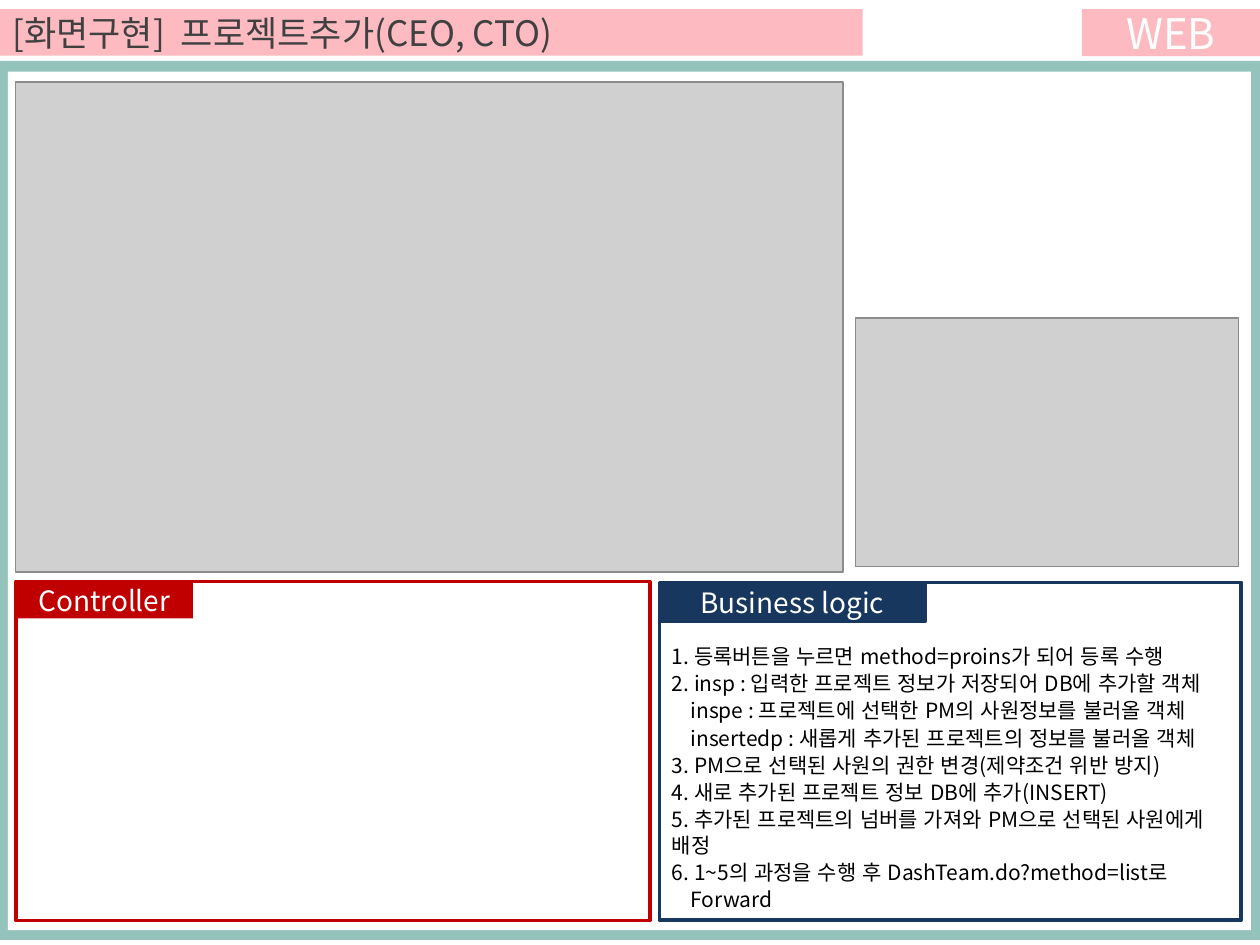
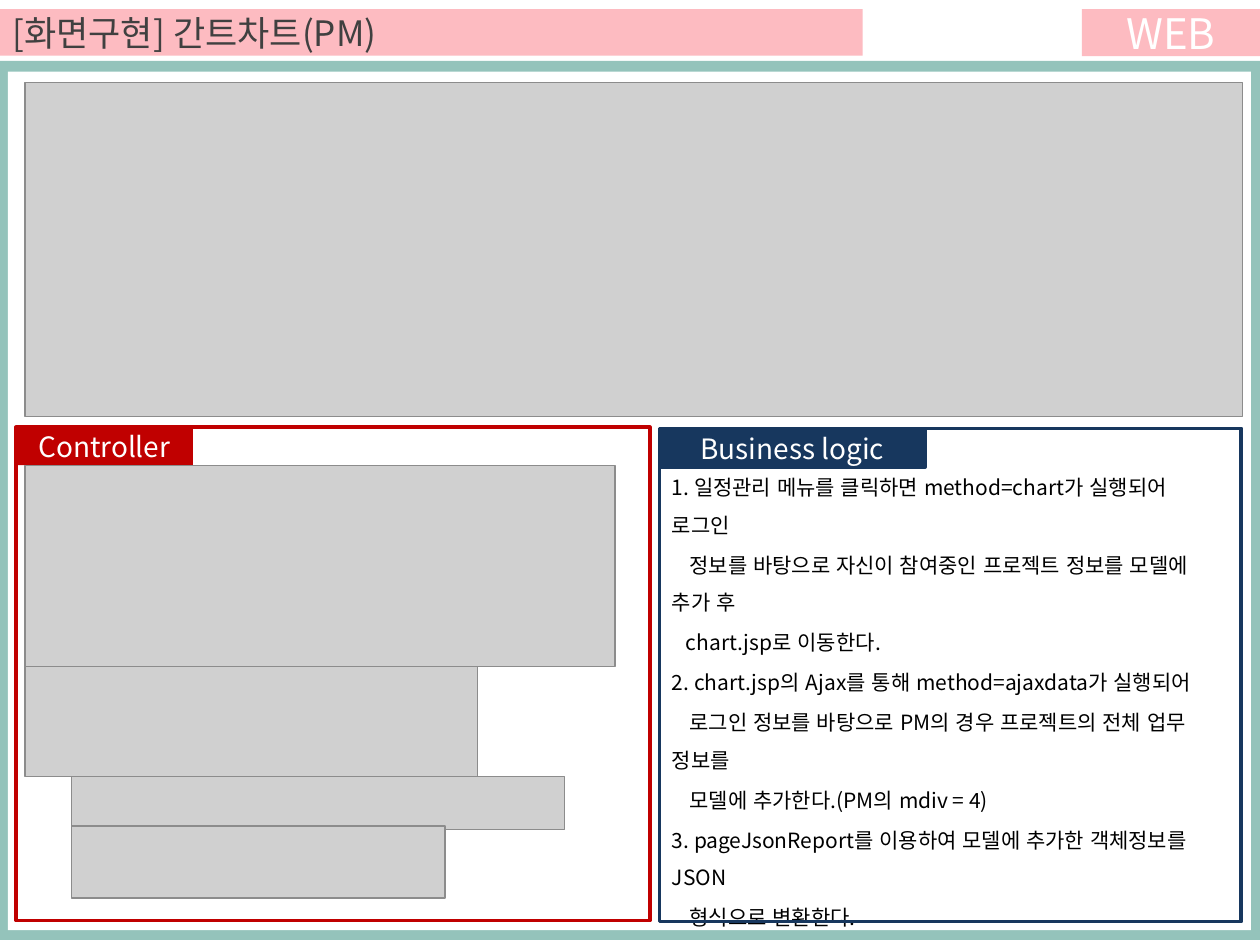
Before and after one commit to ezenteam03/project06, a slide deck: slide 28 of WebContent/jhk/0608 전현규.pptx (slide 27 before the commit). Drawn at 1260x945 pixels with LibreOffice and Linux fonts; fonts in the diff are those of the drawing; grey boxes stand for pictures; background and template pictures are left out. Boxes give left, top, right and bottom in pixels: in the first picture for what was removed or moved away, otherwise in the second. Text is boxed around its words. In the diff, an @@ line names an element or a change of style, - is before the commit and + after.

```diff
--- a/WebContent/jhk/0608 전현규.pptx
+++ b/WebContent/jhk/0608 전현규.pptx
@@ text in rectangle at box(12, 17, 376, 53): text changed @@
-[화면구현] 프로젝트추가(CEO, CTO)
+[화면구현] 간트차트(PM)
@@ picture: place and size @@
-picture at box(16, 82, 843, 572)
+picture at box(25, 82, 1242, 416)
@@ picture removed at box(856, 318, 1239, 566) @@
@@ rectangle "Controller": place and size @@
-rectangle "Controller" at box(16, 582, 194, 619)
+rectangle "Controller" at box(16, 428, 194, 465)
@@ rectangle: place and size @@
-rectangle at box(16, 582, 650, 921)
+rectangle at box(16, 427, 650, 921)
@@ rectangle "Business logic": place and size @@
-rectangle "Business logic" at box(659, 585, 925, 621)
+rectangle "Business logic" at box(659, 430, 925, 466)
@@ text "1. 일정관리 메뉴를 클릭하면 method=chart가 ...": place and size @@
-text "1. 일정관리 메뉴를 클릭하면 method=chart가 ..." at box(659, 582, 1241, 920)
+text "1. 일정관리 메뉴를 클릭하면 method=chart가 ..." at box(672, 477, 1191, 886)
@@ text "1. 일정관리 메뉴를 클릭하면 method=chart가 ..." at box(672, 477, 1191, 886): outline #17375E 2.25 pt to none @@
@@ rectangle added at box(659, 428, 1241, 922), outline #17375E 2 pt @@
@@ picture added at box(25, 465, 615, 667) @@
@@ text at box(672, 477, 1191, 886): text changed @@
-1. 등록버튼을 누르면 method=proins가 되어 등록 수행
-2. insp : 입력한 프로젝트 정보가 저장되어 DB에 추가할 객체
-inspe : 프로젝트에 선택한 PM의 사원정보를 불러올 객체
-insertedp : 새롭게 추가된 프로젝트의 정보를 불러올 객체
-3. PM으로 선택된 사원의 권한 변경(제약조건 위반 방지)
-4. 새로 추가된 프로젝트 정보 DB에 추가(INSERT)
-5. 추가된 프로젝트의 넘버를 가져와 PM으로 선택된 사원에게 배정
-6. 1~5의 과정을 수행 후 DashTeam.do?method=list로
-Forward
+1. 일정관리 메뉴를 클릭하면 method=chart가 실행되어 로그인
+정보를 바탕으로 자신이 참여중인 프로젝트 정보를 모델에 추가 후
+chart.jsp로 이동한다.
+2. chart.jsp의 Ajax를 통해 method=ajaxdata가 실행되어
+로그인 정보를 바탕으로 PM의 경우 프로젝트의 전체 업무 정보를
+모델에 추가한다.(PM의 mdiv = 4)
+3. pageJsonReport를 이용하여 모델에 추가한 객체정보를 JSON
+형식으로 변환한다.
@@ picture added at box(25, 667, 478, 776) @@
@@ picture added at box(72, 776, 566, 829) @@
@@ picture added at box(72, 827, 446, 898) @@
```
Also in this commit, not shown: 9 other slides changed, 3 slides added, 8 slides removed, 32 other files.
